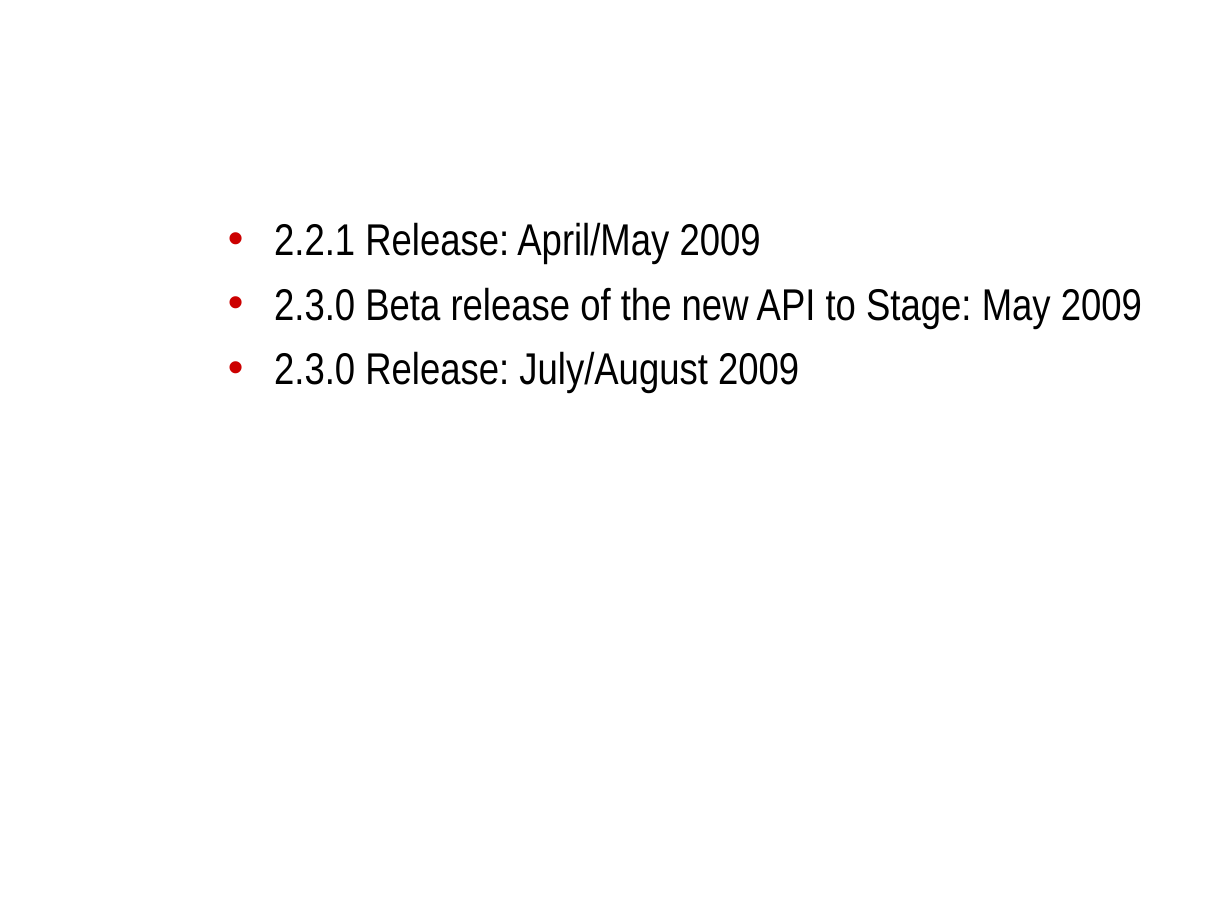
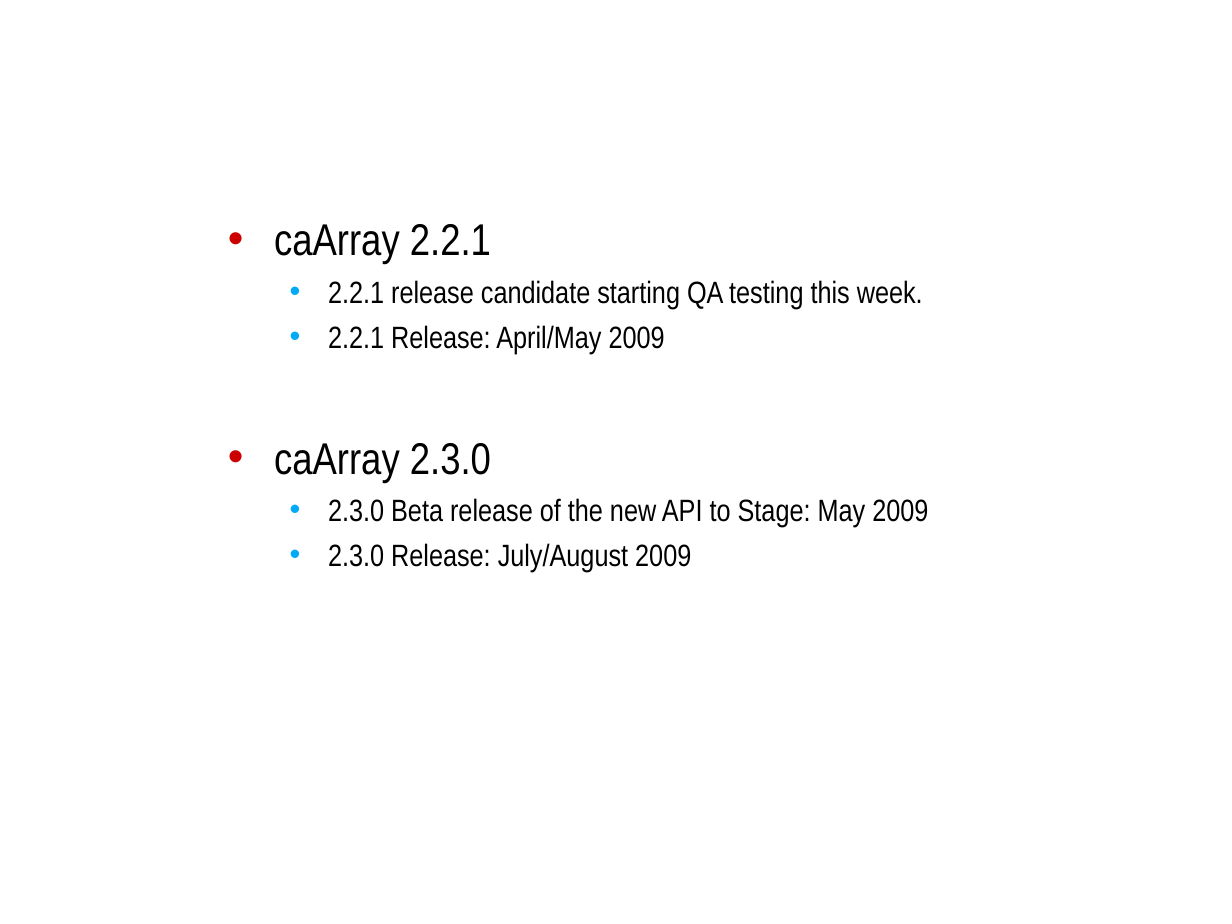
Before and after one commit to NCIP/caarray-docs, a slide deck: slide 3 of project_management/open_meetings/caArray User Community Meeting 2009.04.01.ppt. Drawn at 1232x924 pixels with LibreOffice and Linux fonts; fonts in the diff are those of the drawing; background and template pictures are left out. Boxes give left, top, right and bottom in pixels: in the first picture for what was removed or moved away, otherwise in the second. Text is boxed around its words. In the diff, an @@ line names an element or a change of style, - is before the commit and + after.

Commit message:
format changes to schedule

```diff
--- a/project_management/open_meetings/caArray User Community Meeting 2009.04.01.ppt
+++ b/project_management/open_meetings/caArray User Community Meeting 2009.04.01.ppt
@@ text at [274, 224, 923, 309]: paragraphs added @@
+• caArray 2.2.1
+  • 2.2.1 release candidate starting QA testing this week.
@@ text at [328, 325, 928, 572]: size 26 to 18 pt in "2.2.1 Release: April/May 2009", "2.3.0 Beta release of the new API ...", "2.3.0 Release: July/August 2009"; list level 1 to 2 in "2.2.1 Release: April/May 2009"; bullet colour #CC0000 to #00AAF6; list level 1 to 2 in "2.3.0 Beta release of the ..."; list level 1 to 2 in "2.3.0 Release: July/August 2009" @@
@@ text at [274, 443, 491, 482]: paragraph added @@
+• caArray 2.3.0
```
